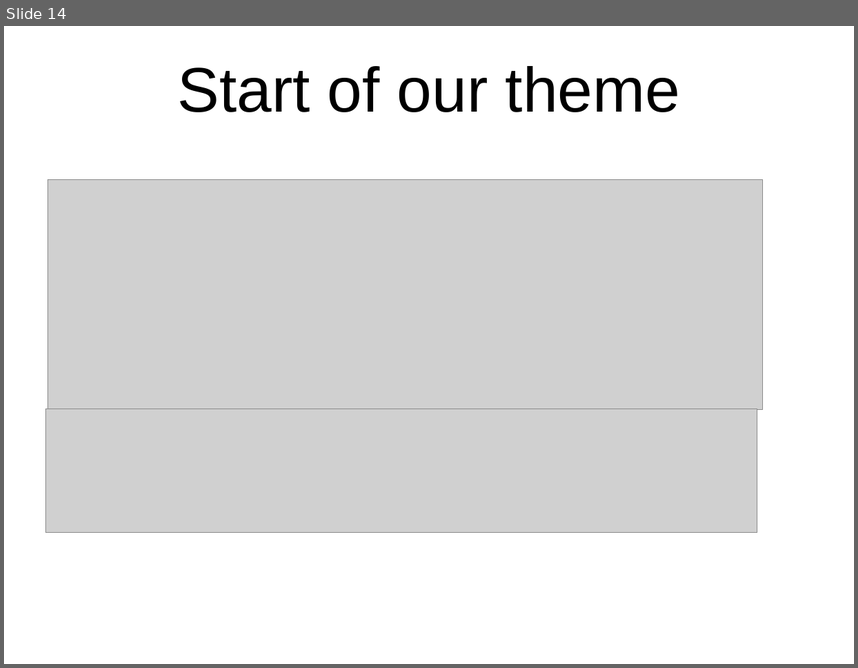
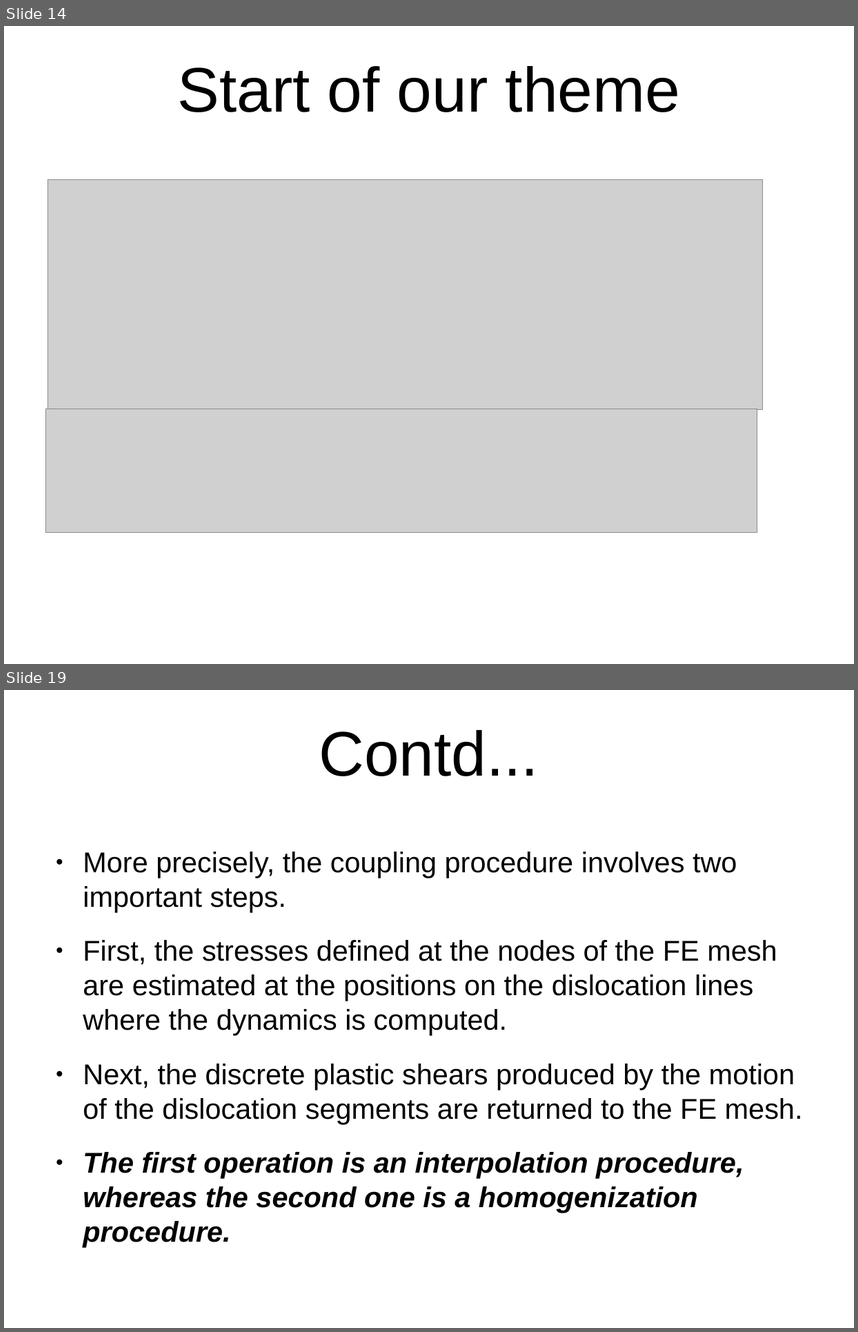
Before and after one commit to sushanthk15/JournalClub2, a slide deck: Review Presentation.odp. Shown one above the other, each under a label of ours: slide 14 before the commit, slides 14 and 19 after it; the slides between them are not shown. The pictures are 858x668 and 858x1332 pixels, drawn with LibreOffice and Linux fonts; fonts in the diff are those of the drawing; grey boxes stand for pictures; background and template pictures are left out. Boxes give left, top, right and bottom in pixels: in the first picture for what was removed or moved away, otherwise in the second. Text is boxed around its words. In the diff, an @@ line names an element or a change of style, - is before the commit and + after.

```diff
--- a/Review Presentation.odp
+++ b/Review Presentation.odp
@@ slide 19 added at box(4, 690, 854, 1328), background picture (left out) @@
@@ title added at box(319, 730, 539, 776), 58.7 pt, text #000000 @@
+Contd...
@@ text added at box(83, 851, 803, 1212), 26.7 pt, text #000000 @@
+● More precisely, the coupling procedure involves two important steps.
+● First, the stresses defined at the nodes of the FE mesh are estimated at the positions on the dislocation lines where the dynamics is computed.
+● Next, the discrete plastic shears produced by the motion of the dislocation segments are returned to the FE mesh.
+● The first operation is an interpolation procedure, whereas the second one is a homogenization procedure.
```
Also in this commit, not shown: 1 slide changed, 6 other slides added, 1 slide removed, 3 other files.
